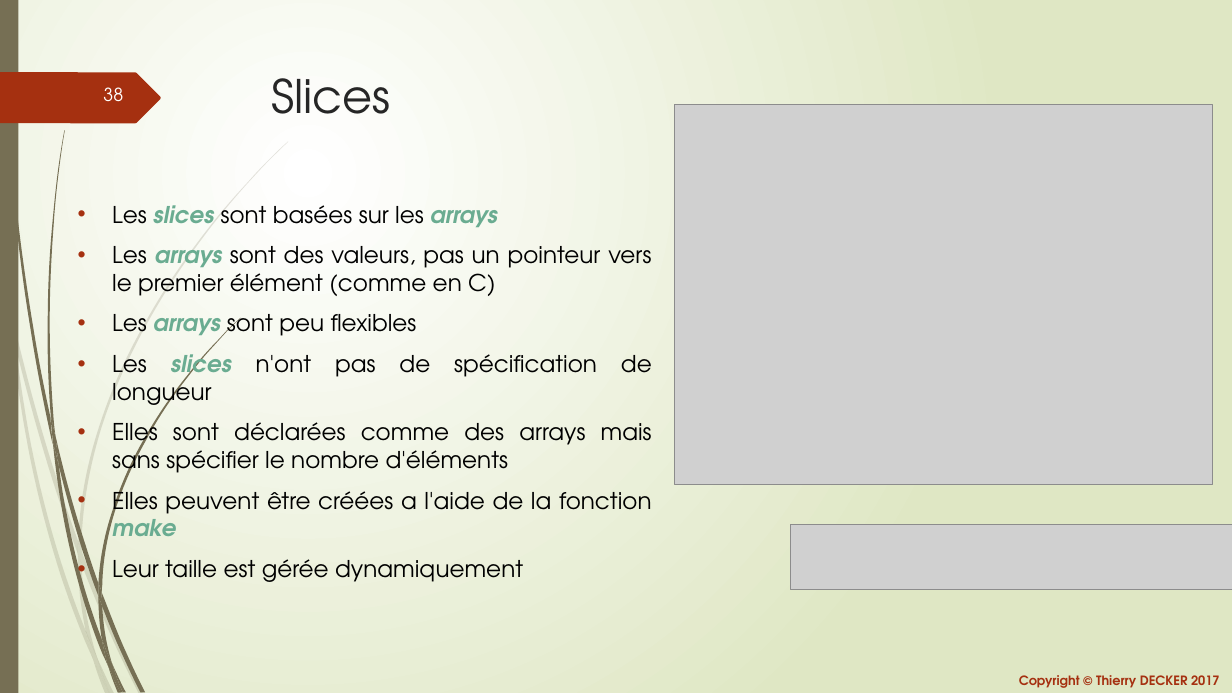
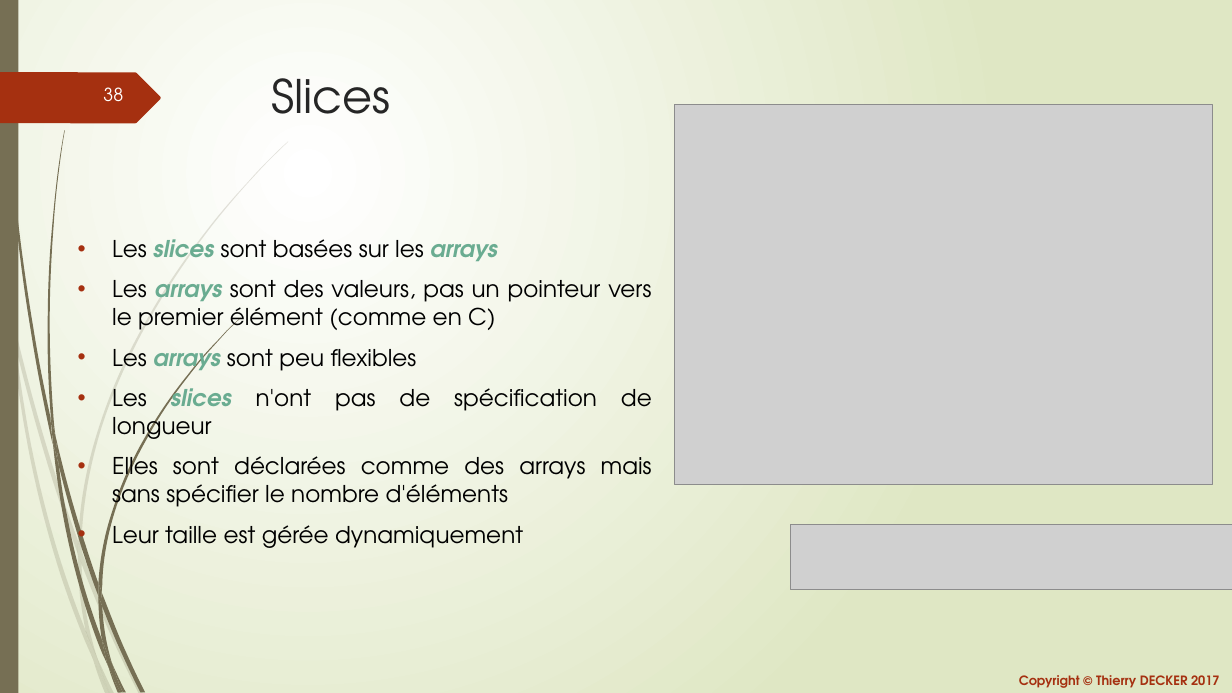
Before and after one commit to thierrydecker/learning-go, a slide deck: slide 38 of documentations/learning-go.pptx. Drawn at 1232x693 pixels with LibreOffice and Linux fonts; fonts in the diff are those of the drawing; grey boxes stand for pictures. Boxes give left, top, right and bottom in pixels: in the first picture for what was removed or moved away, otherwise in the second. Text is boxed around its words. In the diff, an @@ line names an element or a change of style, - is before the commit and + after.

```diff
--- a/documentations/learning-go.pptx
+++ b/documentations/learning-go.pptx
@@ text at [112,485,652,536]: paragraph removed @@
-• Elles peuvent être créées a l'aide de la fonction make
```
Also in this commit, not shown: 3 other slides changed, 4 slides added, 4 other files.
